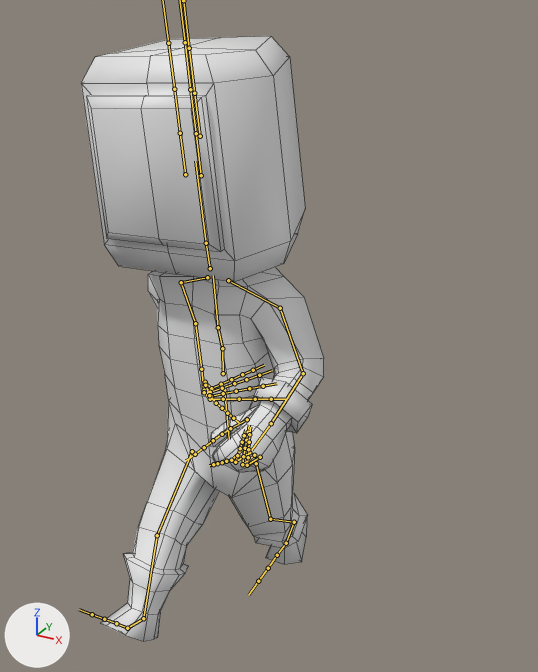
An edit to the FBX model Assets/7.Prefabs/Alien/Biohazard@Walking.fbx, drawn before and after from the same camera.
Before and after are seen from a 50 mm lens placed at (1.62, -3.89, 2.62), pointed at (-0.04, -0.87, 1.11). The lights are fixed; the arrows at lower left show +X, +Y and +Z. Both versions are drawn at frame 24 of the action 'mixamo.com'; the numbers are the values there. The bones that bend it are drawn over the model as lines. Mesh edges are drawn as thin lines.

The first picture shows 'body'.
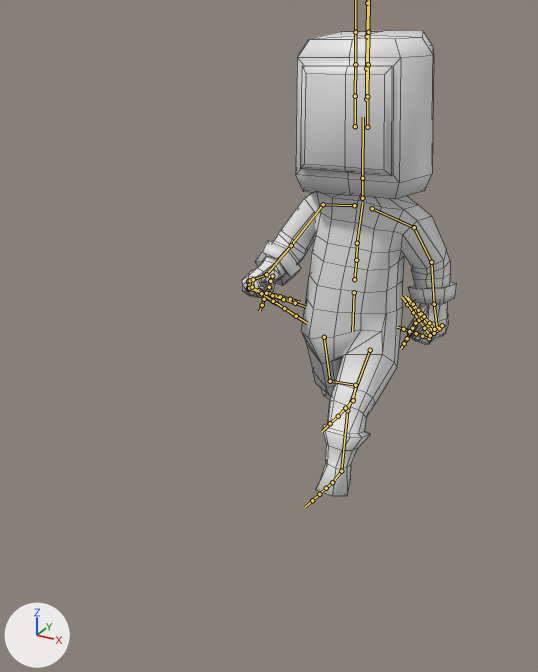
What the commit changed:
Bone 'mixamorig:Hips' (bone_mixamorig_hips) moves from (2.3, 5.1, -135.5) to (3.6, 11.5, 10.2).
Bone 'mixamorig:Hips' (bone_mixamorig_hips) turns from (2, -9, -1) to (1, 5, 1) degrees about its own x, y and z.
Bone 'mixamorig:Spine' (bone_mixamorig_spine) turns from (0, -2, 0) to (0, 3, -1) degrees about its own x, y and z.
Bone 'mixamorig:Spine1' (bone_mixamorig_spine1) turns from (1, -3, 1) to (0, 4, -2) degrees about its own x, y and z.
Bone 'mixamorig:Spine2' (bone_mixamorig_spine2) turns from (1, -3, 0) to (0, 5, -2) degrees about its own x, y and z.
Bone 'mixamorig:Neck' (bone_mixamorig_neck) turns from (0, 1, -3) to (1, -1, 5) degrees about its own x, y and z.
Bone 'mixamorig:Head' (bone_mixamorig_head) turns from (1, 1, 3) to (1, -3, 2) degrees about its own x, y and z.
Bone 'mixamorig:LeftShoulder' (bone_mixamorig_leftshoulder) turns from (-13, 8, 17) to (-9, 7, 15) degrees about its own x, y and z.
Bone 'mixamorig:LeftArm' (bone_mixamorig_leftarm) turns from (-5, -6, 46) to (30, -10, 49) degrees about its own x, y and z.
Bone 'mixamorig:LeftForeArm' (bone_mixamorig_leftforearm) turns from (-57, 14, -1) to (-37, 16, 1) degrees about its own x, y and z.
Bone 'mixamorig:LeftHand' (bone_mixamorig_lefthand) turns from (-8, 8, -5) to (3, 24, 8) degrees about its own x, y and z.
Bone 'mixamorig:LeftHandRing2' (bone_mixamorig_lefthandring2) turns from (-2, 3, 92) to (-2, 3, 85) degrees about its own x, y and z.
Bone 'mixamorig:RightShoulder' (bone_mixamorig_rightshoulder) turns from (-3, -8, 19) to (6, -6, 10) degrees about its own x, y and z.
Bone 'mixamorig:RightArm' (bone_mixamorig_rightarm) turns from (-26, 5, 58) to (9, 7, 49) degrees about its own x, y and z.
Bone 'mixamorig:RightForeArm' (bone_mixamorig_rightforearm) turns from (21, -23, 2) to (49, -1, 2) degrees about its own x, y and z.
Bone 'mixamorig:RightHand' (bone_mixamorig_righthand) turns from (-2, -6, 6) to (8, -14, -17) degrees about its own x, y and z.
Bone 'mixamorig:RightHandPinky1' (bone_mixamorig_righthandpinky1) turns from (8, -3, 30) to (10, -4, 44) degrees about its own x, y and z.
Bone 'mixamorig:RightHandPinky2' (bone_mixamorig_righthandpinky2) turns from (3, -8, 80) to (1, -9, 98) degrees about its own x, y and z.
Bone 'mixamorig:RightHandRing1' (bone_mixamorig_righthandring1) turns from (5, -2, 34) to (6, -2, 49) degrees about its own x, y and z.
Bone 'mixamorig:RightHandRing2' (bone_mixamorig_righthandring2) turns from (2, -4, 73) to (2, -5, 91) degrees about its own x, y and z.
Bone 'mixamorig:RightHandIndex1' (bone_mixamorig_righthandindex1) turns from (2, 1, 25) to (3, 0, 41) degrees about its own x, y and z.
Bone 'mixamorig:RightHandIndex2' (bone_mixamorig_righthandindex2) turns from (3, 2, 61) to (4, 1, 77) degrees about its own x, y and z.
Bone 'mixamorig:RightHandThumb1' (bone_mixamorig_righthandthumb1) turns from (3, 11, 5) to (1, 9, 11) degrees about its own x, y and z.
Bone 'mixamorig:RightHandThumb2' (bone_mixamorig_righthandthumb2) turns from (-17, -18, 24) to (-7, -23, 13) degrees about its own x, y and z.
Bone 'mixamorig:LeftUpLeg' (bone_mixamorig_leftupleg) turns from (-14, -12, 5) to (51, -6, -2) degrees about its own x, y and z.
Bone 'mixamorig:LeftLeg' (bone_mixamorig_leftleg) turns from (-23, 23, -2) to (-28, 5, 0) degrees about its own x, y and z.
Bone 'mixamorig:LeftFoot' (bone_mixamorig_leftfoot) turns from (-8, 6, -3) to (15, 0, 0) degrees about its own x, y and z.
Bone 'mixamorig:LeftToeBase' (bone_mixamorig_lefttoebase) turns from (-29, -5, -2) to (-7, -4, -5) degrees about its own x, y and z.
Bone 'mixamorig:RightUpLeg' (bone_mixamorig_rightupleg) turns from (54, 6, -1) to (-19, 12, -7) degrees about its own x, y and z.
Bone 'mixamorig:RightLeg' (bone_mixamorig_rightleg) turns from (-17, 1, -2) to (-29, -13, 2) degrees about its own x, y and z.
Bone 'mixamorig:RightFoot' (bone_mixamorig_rightfoot) turns from (1, 1, 0) to (14, -1, -1) degrees about its own x, y and z.
Bone 'mixamorig:RightToeBase' (bone_mixamorig_righttoebase) turns from (-17, 0, 0) to (-56, 1, 1) degrees about its own x, y and z.

Location of each change, (x1, y1, x2, y2) in pixels of the pictures (538 x 672 px):
'body', posed (12% narrower, 23% shorter): before (81, 36, 324, 642); after (242, 30, 456, 496)
bone 'mixamorig:Hips', root to tip: before (224, 390) to (229, 439); after (354, 292) to (352, 331)
bone 'mixamorig:Spine', root to tip: before (223, 373) to (222, 348); after (354, 279) to (356, 260)
bone 'mixamorig:Spine1', root to tip: before (222, 348) to (218, 327); after (356, 260) to (357, 243)
bone 'mixamorig:Spine2', root to tip: before (218, 327) to (213, 275); after (357, 243) to (362, 203)
bone 'mixamorig:Neck', root to tip: before (210, 268) to (206, 243); after (362, 198) to (362, 178)
bone 'mixamorig:Head', root to tip: before (206, 243) to (195, 161); after (362, 178) to (363, 117)
bone 'mixamorig:LeftShoulder', root to tip: before (228, 280) to (280, 308); after (372, 208) to (414, 227)
bone 'mixamorig:LeftArm', root to tip: before (280, 308) to (303, 373); after (414, 227) to (431, 262)
bone 'mixamorig:LeftForeArm', root to tip: before (303, 373) to (271, 423); after (431, 262) to (434, 304)
bone 'mixamorig:LeftHand', root to tip: before (271, 423) to (252, 449); after (434, 304) to (437, 327)
bone 'mixamorig:LeftHandRing2', root to tip: before (242, 464) to (243, 456); after (434, 333) to (428, 325)
bone 'mixamorig:RightShoulder', root to tip: before (207, 277) to (181, 282); after (354, 205) to (323, 204)
bone 'mixamorig:RightArm', root to tip: before (181, 282) to (195, 323); after (323, 204) to (291, 245)
bone 'mixamorig:RightForeArm', root to tip: before (195, 323) to (201, 369); after (291, 245) to (266, 274)
bone 'mixamorig:RightHand', root to tip: before (201, 369) to (203, 388); after (266, 274) to (251, 280)
bone 'mixamorig:RightHandPinky1', root to tip: before (205, 382) to (211, 388); after (248, 282) to (248, 289)
bone 'mixamorig:RightHandPinky2', root to tip: before (211, 388) to (221, 384); after (248, 289) to (257, 291)
bone 'mixamorig:RightHandRing1', root to tip: before (204, 386) to (210, 392); after (248, 281) to (248, 288)
bone 'mixamorig:RightHandRing2', root to tip: before (210, 392) to (222, 388); after (248, 288) to (259, 290)
bone 'mixamorig:RightHandIndex1', root to tip: before (204, 392) to (210, 399); after (253, 279) to (252, 287)
bone 'mixamorig:RightHandIndex2', root to tip: before (210, 399) to (223, 399); after (252, 287) to (261, 293)
bone 'mixamorig:RightHandThumb1', root to tip: before (205, 385) to (209, 395); after (272, 276) to (270, 281)
bone 'mixamorig:RightHandThumb2', root to tip: before (209, 395) to (216, 403); after (270, 281) to (269, 287)
bone 'mixamorig:LeftUpLeg', root to tip: before (256, 463) to (270, 519); after (370, 350) to (347, 410)
bone 'mixamorig:LeftLeg', root to tip: before (270, 519) to (294, 522); after (347, 410) to (341, 471)
bone 'mixamorig:LeftFoot', root to tip: before (294, 522) to (286, 543); after (341, 471) to (332, 482)
bone 'mixamorig:LeftToeBase', root to tip: before (286, 543) to (277, 555); after (332, 482) to (326, 488)
bone 'mixamorig:RightUpLeg', root to tip: before (192, 451) to (157, 535); after (324, 337) to (330, 381)
bone 'mixamorig:RightLeg', root to tip: before (157, 535) to (143, 618); after (330, 381) to (355, 385)
bone 'mixamorig:RightFoot', root to tip: before (143, 618) to (127, 628); after (355, 385) to (353, 400)
bone 'mixamorig:RightToeBase', root to tip: before (127, 628) to (116, 623); after (353, 400) to (345, 408)
